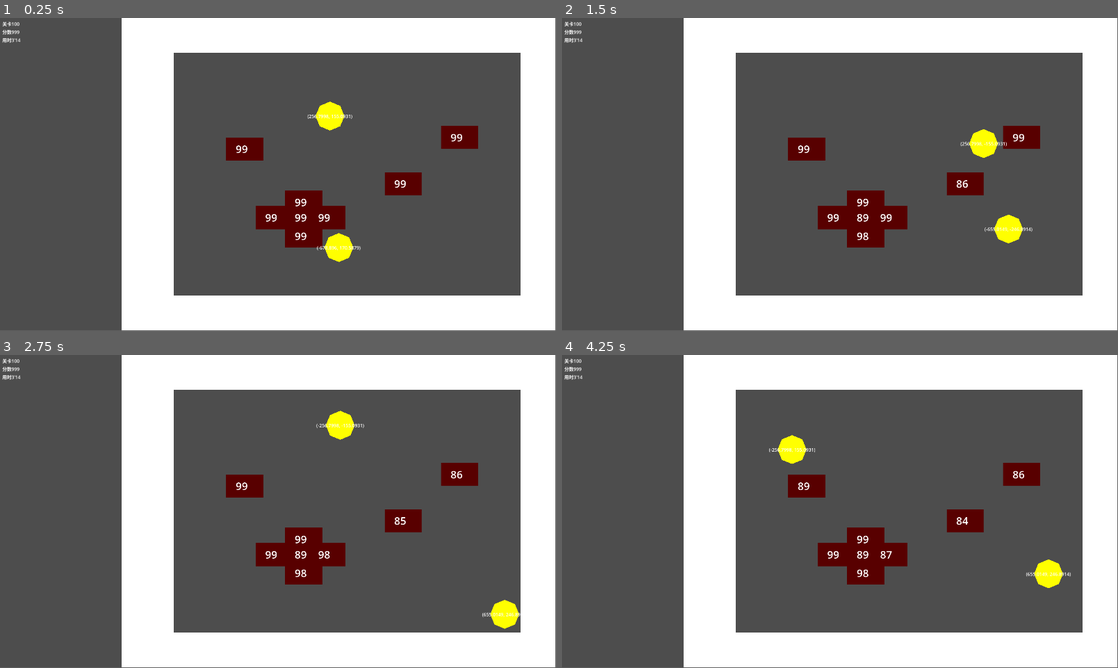
Above: before the commit, frames 1-4 (two rows, left to right).
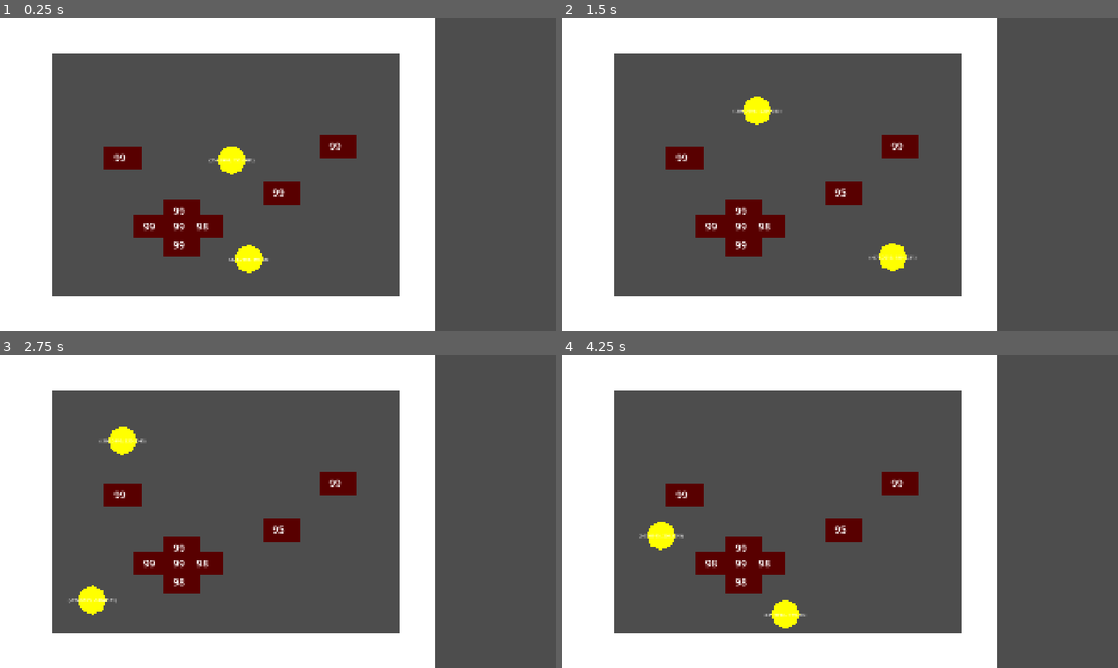
Above: after the commit, the same moments.

Repository: xixinsama/slay_the_brick
Game: Godot game, scene res://scenes/main.tscn
Same seed, same stepped clock (60 frames per second), same inputs: the game is played once before the commit and once after it. The project has no main scene, so this scene is started directly.
Inputs (mouse positions are in pixels of both pictures, inside the frame that each line leads up to):
- Up to frame 1 (0.25 s): no input
- Up to frame 2 (1.5 s): drag from (967, 183) to (895, 105) at 0.52 s; drag from (867, 218) to (812, 237) at 1.27 s
- Up to frame 3 (2.75 s): move the mouse to (461, 473) at 2.02 s; click (461, 473) at 2.17 s
- Up to frame 4 (4.25 s): drag from (806, 486) to (673, 464) at 2.77 s; drag from (890, 555) to (867, 511) at 3.52 s
In our replay, the window is 799x449 before the commit and 800x450 after it. These sizes can differ from the game's own. Grey fills any space a smaller window leaves; there, only what the larger window draws over its background counts as a difference.

The runs differ from the first frame. In frame 1, 41% of the frame differs, in the area x 0-100%, y 0-100%; in frame 2, 41%; in frame 3, 41%; in frame 4, 41%.

Commit message:
卡牌出现了

Diff:
--- a/project.godot
+++ b/project.godot
@@ -23,6 +23,15 @@
 
 window/size/viewport_width=1920
 window/size/viewport_height=1080
+window/stretch/mode="canvas_items"
+
+[global_group]
+
+"红色小球"="等级一的小球"
+"黄色小球"="等级二"
+"蓝色小球"="等级三"
+"紫色小球"="等级四"
+"金色小球"="等级五，金色传说"
 
 [layer_names]
 
--- /dev/null
+++ b/resources/card/card_base.gd
@@ -0,0 +1,13 @@
+## 记录卡牌数据
+class_name CardBase
+extends Resource
+
+@export var energy: int = 1
+@export var card_name: String = "名字名字"
+@export var card_face: Texture2D = preload("res://icon.svg")
+@export var effect_description: String = ""
+@export var effect_script: Script
+
+func apply_effect(game_manager: Node) -> void:
+	var effect = effect_script.new()
+	effect.execute(game_manager)
--- /dev/null
+++ b/resources/card/card_blank.gd
@@ -0,0 +1,30 @@
+class_name Card
+extends Control
+
+@onready var energy: Label = $MarginContainer/VBoxContainer/HBoxContainer/Energy
+@onready var card_name: Label = $MarginContainer/VBoxContainer/HBoxContainer/CardName
+@onready var card_face: TextureRect = $MarginContainer/VBoxContainer/CardFace
+@onready var effect: Label = $MarginContainer/VBoxContainer/Effect
+
+const SIZE: Vector2 = Vector2(135, 216)
+@export var card_data: CardBase
+var original_position: Vector2
+
+func init_card() -> bool:
+	if card_data:
+		energy.text = str(card_data.energy)
+		card_name.text = card_data.card_name
+		card_face.texture = card_data.card_face
+		effect.text = card_data.effect_description
+		return true
+	else: return false
+
+func _get_drag_data(_pos):
+	set_drag_preview(_create_preview())
+	return self
+
+func _create_preview():
+	var preview = TextureRect.new()
+	preview.texture = card_face.texture
+	preview.size = size
+	return preview
--- /dev/null
+++ b/resources/card/card_message/0001.tres
@@ -0,0 +1,14 @@
+[gd_resource type="Resource" script_class="CardBase" load_steps=4 format=3 uid="uid://cdv1r6iujco0x"]
+
+[ext_resource type="Script" uid="uid://pgpnfgsn0032" path="res://resources/card/card_base.gd" id="1_8u3gt"]
+[ext_resource type="Texture2D" uid="uid://bbw2o4yla1ar3" path="res://icon.svg" id="1_qhjek"]
+[ext_resource type="Script" uid="uid://cd0mcciuttdtq" path="res://resources/card/effects/0001.gd" id="2_oclp0"]
+
+[resource]
+script = ExtResource("1_8u3gt")
+energy = 2
+card_name = "无中生有"
+card_face = ExtResource("1_qhjek")
+effect_description = "没生出来"
+effect_script = ExtResource("2_oclp0")
+metadata/_custom_type_script = "uid://pgpnfgsn0032"
--- /dev/null
+++ b/resources/card/effects/0001.gd
@@ -0,0 +1 @@
+## 什么都不做
--- /dev/null
+++ b/resources/hand_curve.tres
@@ -0,0 +1,6 @@
+[gd_resource type="Curve" format=3 uid="uid://cjdq18wesjr7w"]
+
+[resource]
+_limits = [0.0, 3.0, 0.0, 1.0]
+_data = [Vector2(0, 0), 0.0, 0.0, 0, 0, Vector2(0.25, 1.5), 0.0, 0.0, 0, 0, Vector2(0.5, 2.5), 0.0, 0.0, 0, 0, Vector2(0.75, 1.5), 0.0, 0.0, 0, 0, Vector2(1, 0.5), 0.0, 0.0, 0, 0]
+point_count = 5
--- /dev/null
+++ b/resources/rotation.tres
@@ -0,0 +1,6 @@
+[gd_resource type="Curve" format=3 uid="uid://b7mx84xri38xi"]
+
+[resource]
+_limits = [-2.0, 2.0, 0.0, 1.0]
+_data = [Vector2(0, -2), 0.0, 0.0, 0, 0, Vector2(0.5, 0), 0.0, 0.0, 0, 0, Vector2(1, 2), 0.0, 0.0, 0, 0]
+point_count = 3
--- /dev/null
+++ b/scenes/card_blank.tscn
@@ -0,0 +1,56 @@
+[gd_scene load_steps=4 format=3 uid="uid://baibnptdoli0b"]
+
+[ext_resource type="Script" uid="uid://dt87163oh3fep" path="res://resources/card/card_blank.gd" id="1_aqy1u"]
+[ext_resource type="Resource" uid="uid://cdv1r6iujco0x" path="res://resources/card/card_message/0001.tres" id="2_6odjf"]
+[ext_resource type="Texture2D" uid="uid://6raij44wklc2" path="res://resources/pic/frame.png" id="2_54ssu"]
+
+[node name="CardBlank" type="Control"]
+layout_mode = 3
+anchors_preset = 0
+script = ExtResource("1_aqy1u")
+card_data = ExtResource("2_6odjf")
+
+[node name="Frame" type="TextureRect" parent="."]
+custom_minimum_size = Vector2(135, 216)
+layout_mode = 0
+offset_right = 40.0
+offset_bottom = 40.0
+texture = ExtResource("2_54ssu")
+
+[node name="MarginContainer" type="MarginContainer" parent="."]
+layout_mode = 1
+anchors_preset = 10
+anchor_right = 1.0
+offset_right = 135.0
+offset_bottom = 216.0
+grow_horizontal = 2
+theme_override_constants/margin_left = 4
+theme_override_constants/margin_top = 4
+theme_override_constants/margin_right = 4
+theme_override_constants/margin_bottom = 4
+
+[node name="VBoxContainer" type="VBoxContainer" parent="MarginContainer"]
+layout_mode = 2
+
+[node name="HBoxContainer" type="HBoxContainer" parent="MarginContainer/VBoxContainer"]
+layout_mode = 2
+
+[node name="Energy" type="Label" parent="MarginContainer/VBoxContainer/HBoxContainer"]
+custom_minimum_size = Vector2(20, 0)
+layout_mode = 2
+text = "5"
+
+[node name="CardName" type="Label" parent="MarginContainer/VBoxContainer/HBoxContainer"]
+custom_minimum_size = Vector2(80, 0)
+layout_mode = 2
+text = "卡牌名"
+horizontal_alignment = 1
+
+[node name="CardFace" type="TextureRect" parent="MarginContainer/VBoxContainer"]
+custom_minimum_size = Vector2(112, 82)
+layout_mode = 2
+
+[node name="Effect" type="Label" parent="MarginContainer/VBoxContainer"]
+layout_mode = 2
+size_flags_vertical = 3
+text = "卡牌效果"
--- a/scenes/main.tscn
+++ b/scenes/main.tscn
@@ -4,72 +4,42 @@
 [ext_resource type="PackedScene" uid="uid://4bi461trk0xs" path="res://scenes/ball.tscn" id="2_0wfyh"]
 [ext_resource type="PackedScene" uid="uid://l28w4r2njqbr" path="res://scenes/brick.tscn" id="2_sugp2"]
 
-[node name="main" type="Node2D"]
+[node name="world" type="Node2D"]
 
-[node name="world" type="Node2D" parent="."]
+[node name="wall" parent="." instance=ExtResource("1_o5qli")]
 
-[node name="wall" parent="world" instance=ExtResource("1_o5qli")]
+[node name="bricks" type="Node2D" parent="."]
 
-[node name="bricks" type="Node2D" parent="world"]
+[node name="brick" parent="bricks" instance=ExtResource("2_sugp2")]
+position = Vector2(971, 602)
 
-[node name="brick" parent="world/bricks" instance=ExtResource("2_sugp2")]
-position = Vector2(1394, 573)
+[node name="brick2" parent="bricks" instance=ExtResource("2_sugp2")]
+position = Vector2(627, 719)
 
-[node name="brick2" parent="world/bricks" instance=ExtResource("2_sugp2")]
-position = Vector2(1050, 690)
+[node name="brick3" parent="bricks" instance=ExtResource("2_sugp2")]
+position = Vector2(1166, 442)
 
-[node name="brick3" parent="world/bricks" instance=ExtResource("2_sugp2")]
-position = Vector2(1589, 413)
+[node name="brick4" parent="bricks" instance=ExtResource("2_sugp2")]
+position = Vector2(423, 482)
 
-[node name="brick4" parent="world/bricks" instance=ExtResource("2_sugp2")]
-position = Vector2(846, 453)
+[node name="brick5" parent="bricks" instance=ExtResource("2_sugp2")]
+position = Vector2(708, 719)
 
-[node name="brick5" parent="world/bricks" instance=ExtResource("2_sugp2")]
-position = Vector2(1131, 690)
+[node name="brick6" parent="bricks" instance=ExtResource("2_sugp2")]
+position = Vector2(525, 719)
 
-[node name="brick6" parent="world/bricks" instance=ExtResource("2_sugp2")]
-position = Vector2(948, 690)
+[node name="brick7" parent="bricks" instance=ExtResource("2_sugp2")]
+position = Vector2(627, 666)
 
-[node name="brick7" parent="world/bricks" instance=ExtResource("2_sugp2")]
-position = Vector2(1050, 637)
+[node name="brick8" parent="bricks" instance=ExtResource("2_sugp2")]
+position = Vector2(627, 783)
 
-[node name="brick8" parent="world/bricks" instance=ExtResource("2_sugp2")]
-position = Vector2(1050, 754)
+[node name="balls" type="Node2D" parent="."]
 
-[node name="balls" type="Node2D" parent="world"]
-
-[node name="ball" parent="world/balls" instance=ExtResource("2_0wfyh")]
-position = Vector2(1081, 303)
+[node name="ball" parent="balls" instance=ExtResource("2_0wfyh")]
+position = Vector2(739, 453)
 initial_speed = 300.0
 damage = 3
 
-[node name="ball2" parent="world/balls" instance=ExtResource("2_0wfyh")]
-position = Vector2(1330, 754)
-
-[node name="Control" type="Panel" parent="."]
-offset_bottom = 1080.0
-
-[node name="MarginContainer" type="MarginContainer" parent="Control"]
-layout_mode = 0
-offset_right = 75.0
-offset_bottom = 93.0
-theme_override_constants/margin_left = 8
-theme_override_constants/margin_top = 8
-theme_override_constants/margin_right = 4
-theme_override_constants/margin_bottom = 8
-
-[node name="VBoxContainer" type="VBoxContainer" parent="Control/MarginContainer"]
-layout_mode = 2
-
-[node name="Label" type="Label" parent="Control/MarginContainer/VBoxContainer"]
-layout_mode = 2
-size_flags_vertical = 0
-text = "关卡100"
-
-[node name="Label2" type="Label" parent="Control/MarginContainer/VBoxContainer"]
-layout_mode = 2
-text = "分数999"
-
-[node name="Label3" type="Label" parent="Control/MarginContainer/VBoxContainer"]
-layout_mode = 2
-text = "用时3’14"
+[node name="ball2" parent="balls" instance=ExtResource("2_0wfyh")]
+position = Vector2(907, 754)
--- a/scenes/wall.tscn
+++ b/scenes/wall.tscn
@@ -6,11 +6,11 @@
 collision_mask = 4
 
 [node name="Polygon2D" type="Polygon2D" parent="."]
-polygon = PackedVector2Array(420, 1.14441e-05, 1920, 1.30204e-05, 1920, 1080, 600, 1080, 600, 960, 1800, 960, 1800, 120, 600, 120, 600, 1080, 420, 1080)
+polygon = PackedVector2Array(0, 0, 1500, 0, 1500, 1080, 180, 1080, 180, 960, 1380, 960, 1380, 120, 180, 120, 180, 1080, 0, 1080)
 uv = PackedVector2Array(480, 120, 1980, 120, 1860, 1380, 720, 1320, 780, 900, 1680, 1080, 1800, 360, 660, 360, 720, 1320, 420, 1320)
 
 [node name="CollisionPolygon2D" type="CollisionPolygon2D" parent="."]
-polygon = PackedVector2Array(420, 1.14441e-05, 1920, 1.30204e-05, 1920, 1080, 600, 1080, 600, 960, 1800, 960, 1800, 120, 600, 120, 600, 1080, 420, 1080)
+polygon = PackedVector2Array(0, 0, 1500, 0, 1500, 1080, 180, 1080, 180, 960, 1380, 960, 1380, 120, 180, 120, 180, 1080, 0, 1080)
 
 [node name="P2CP" type="Node" parent="." node_paths=PackedStringArray("polygon", "collosion")]
 script = ExtResource("1_wykyb")
--- /dev/null
+++ b/scenes/world.tscn
@@ -0,0 +1,45 @@
+[gd_scene load_steps=4 format=3 uid="uid://cv4emdmmqodft"]
+
+[ext_resource type="PackedScene" uid="uid://bsb7u55kwgp5q" path="res://scenes/wall.tscn" id="1_4wyf3"]
+[ext_resource type="PackedScene" uid="uid://l28w4r2njqbr" path="res://scenes/brick.tscn" id="2_k0juu"]
+[ext_resource type="PackedScene" uid="uid://4bi461trk0xs" path="res://scenes/ball.tscn" id="3_71j4m"]
+
+[node name="world" type="Node2D"]
+
+[node name="wall" parent="." instance=ExtResource("1_4wyf3")]
+
+[node name="bricks" type="Node2D" parent="."]
+
+[node name="brick" parent="bricks" instance=ExtResource("2_k0juu")]
+position = Vector2(971, 602)
+
+[node name="brick2" parent="bricks" instance=ExtResource("2_k0juu")]
+position = Vector2(627, 719)
+
+[node name="brick3" parent="bricks" instance=ExtResource("2_k0juu")]
+position = Vector2(1166, 442)
+
+[node name="brick4" parent="bricks" instance=ExtResource("2_k0juu")]
+position = Vector2(423, 482)
+
+[node name="brick5" parent="bricks" instance=ExtResource("2_k0juu")]
+position = Vector2(708, 719)
+
+[node name="brick6" parent="bricks" instance=ExtResource("2_k0juu")]
+position = Vector2(525, 719)
+
+[node name="brick7" parent="bricks" instance=ExtResource("2_k0juu")]
+position = Vector2(627, 666)
+
+[node name="brick8" parent="bricks" instance=ExtResource("2_k0juu")]
+position = Vector2(627, 783)
+
+[node name="balls" type="Node2D" parent="."]
+
+[node name="ball" parent="balls" instance=ExtResource("3_71j4m")]
+position = Vector2(739, 453)
+initial_speed = 300.0
+damage = 3
+
+[node name="ball2" parent="balls" instance=ExtResource("3_71j4m")]
+position = Vector2(907, 754)
--- /dev/null
+++ b/scenes/游戏主界面.tscn
@@ -0,0 +1,115 @@
+[gd_scene load_steps=6 format=3 uid="uid://dc0de6uy47d7h"]
+
+[ext_resource type="PackedScene" uid="uid://dmjmjwiypp8j0" path="res://scenes/main.tscn" id="1_e40k4"]
+[ext_resource type="Script" uid="uid://bjre8ocnycv6r" path="res://scripts/游戏主界面.gd" id="1_n5jov"]
+[ext_resource type="Script" uid="uid://dnbet5sjbi5ty" path="res://scripts/hand.gd" id="2_mfxhu"]
+[ext_resource type="Curve" uid="uid://cjdq18wesjr7w" path="res://resources/hand_curve.tres" id="3_p26lg"]
+[ext_resource type="Curve" uid="uid://b7mx84xri38xi" path="res://resources/rotation.tres" id="4_44idb"]
+
+[node name="main" type="Node2D"]
+script = ExtResource("1_n5jov")
+
+[node name="UI" type="CanvasLayer" parent="."]
+
+[node name="leftPanel" type="Panel" parent="UI"]
+custom_minimum_size = Vector2(420, 1080)
+offset_right = 40.0
+offset_bottom = 40.0
+
+[node name="MarginContainer" type="MarginContainer" parent="UI/leftPanel"]
+layout_mode = 0
+offset_right = 75.0
+offset_bottom = 93.0
+theme_override_constants/margin_left = 16
+theme_override_constants/margin_top = 16
+theme_override_constants/margin_right = 4
+theme_override_constants/margin_bottom = 8
+
+[node name="VBoxContainer" type="VBoxContainer" parent="UI/leftPanel/MarginContainer"]
+layout_mode = 2
+
+[node name="当前关卡" type="Label" parent="UI/leftPanel/MarginContainer/VBoxContainer"]
+layout_mode = 2
+size_flags_vertical = 0
+theme_override_font_sizes/font_size = 64
+text = "关卡100"
+
+[node name="积分" type="Label" parent="UI/leftPanel/MarginContainer/VBoxContainer"]
+layout_mode = 2
+theme_override_font_sizes/font_size = 64
+text = "分数999"
+
+[node name="倒计时" type="Label" parent="UI/leftPanel/MarginContainer/VBoxContainer"]
+layout_mode = 2
+theme_override_font_sizes/font_size = 64
+text = "用时3’14"
+
+[node name="能量" type="Label" parent="UI/leftPanel/MarginContainer/VBoxContainer"]
+layout_mode = 2
+theme_override_font_sizes/font_size = 64
+text = "能量6"
+
+[node name="出牌次数" type="Label" parent="UI/leftPanel/MarginContainer/VBoxContainer"]
+layout_mode = 2
+theme_override_font_sizes/font_size = 64
+text = "出牌12"
+
+[node name="手牌区" type="ColorRect" parent="UI"]
+custom_minimum_size = Vector2(980, 200)
+anchors_preset = 7
+anchor_left = 0.5
+anchor_top = 1.0
+anchor_right = 0.5
+anchor_bottom = 1.0
+offset_left = -219.0
+offset_top = -203.0
+offset_right = 761.0
+offset_bottom = -3.0
+grow_horizontal = 2
+grow_vertical = 0
+color = Color(1, 1, 1, 0.176471)
+script = ExtResource("2_mfxhu")
+hand_curve = ExtResource("3_p26lg")
+rotation_curve = ExtResource("4_44idb")
+
+[node name="准备队列" type="ColorRect" parent="UI"]
+custom_minimum_size = Vector2(980, 220)
+anchors_preset = 5
+anchor_left = 0.5
+anchor_right = 0.5
+offset_left = -219.0
+offset_right = 761.0
+offset_bottom = 220.0
+grow_horizontal = 2
+color = Color(1, 1, 1, 0.176471)
+
+[node name="生成卡牌" type="Button" parent="UI"]
+offset_left = 461.0
+offset_top = 679.0
+offset_right = 789.0
+offset_bottom = 775.0
+theme_override_font_sizes/font_size = 64
+text = "抽牌！！！"
+
+[node name="清除卡牌" type="Button" parent="UI"]
+offset_left = 461.0
+offset_top = 775.0
+offset_right = 597.0
+offset_bottom = 871.0
+theme_override_font_sizes/font_size = 64
+text = "扔牌"
+
+[node name="GameViewportContainer" type="SubViewportContainer" parent="."]
+offset_left = 420.0
+offset_right = 2340.0
+offset_bottom = 1080.0
+
+[node name="GameViewport" type="SubViewport" parent="GameViewportContainer"]
+handle_input_locally = false
+size = Vector2i(1920, 1080)
+render_target_update_mode = 4
+
+[node name="world" parent="GameViewportContainer/GameViewport" instance=ExtResource("1_e40k4")]
+
+[connection signal="pressed" from="UI/生成卡牌" to="." method="_on_生成卡牌_pressed"]
+[connection signal="pressed" from="UI/清除卡牌" to="." method="_on_清除卡牌_pressed"]
--- a/scripts/ball.gd
+++ b/scripts/ball.gd
@@ -20,6 +20,7 @@
 func _ready():
 	setup_physics_material()
 	generate_initial_velocity()
+	add_to_group("紫色小球")
 
 ## 设置小球的物理材质
 func setup_physics_material():
--- a/scripts/brick.gd
+++ b/scripts/brick.gd
@@ -28,6 +28,7 @@
 
 func _on_input_event(viewport: Node, event: InputEvent, shape_idx: int) -> void:
 	if event is InputEventMouseButton:
+		print("砖块收到点击事件！位置：", event.position)
 		if event.button_index == MOUSE_BUTTON_LEFT and event.pressed:
 			if GameManage.can_mouse:
 				take_hit(GameManage.mouse_click)
--- /dev/null
+++ b/scripts/hand.gd
@@ -0,0 +1,58 @@
+class_name Hand
+extends ColorRect
+
+const CARD = preload("res://scenes/card_blank.tscn")
+
+@export var hand_curve: Curve
+@export var rotation_curve: Curve
+
+@export var max_rotation_degrees: float = 10
+@export var x_sep: int = 20
+@export var y_min: int = 20
+@export var y_max: int = -20
+
+
+func draw() -> void:
+	var new_card = CARD.instantiate()
+	#new_card.card_data = card_data
+
+	add_child(new_card)
+	new_card.init_card()
+	_update_cards()
+
+
+func discard() -> void:
+	if get_child_count() < 1:
+		return
+
+	var child := get_child(-1)
+	child.reparent(get_tree().root)
+	child.queue_free()
+	_update_cards()
+
+
+func _update_cards() -> void:
+	var cards := get_child_count()
+	var all_cards_size := Card.SIZE.x * cards + x_sep * (cards - 1)
+	var final_x_sep = x_sep
+
+	if all_cards_size > size.x:
+		final_x_sep = (size.x - Card.SIZE.x * cards) / (cards - 1)
+		all_cards_size = size.x
+
+	var offset := (size.x - all_cards_size) / 2
+
+	for i in cards:
+		var card := get_child(i)
+		var y_multiplier := hand_curve.sample(1.0 / (cards-1) * i)
+		var rot_multiplier := rotation_curve.sample(1.0 / (cards-1) * i)
+
+		if cards == 1:
+			y_multiplier = 0.0
+			rot_multiplier = 0.0
+
+		var final_x: float = offset + Card.SIZE.x * i + final_x_sep * i
+		var final_y: float = y_min + y_max * y_multiplier
+
+		card.position = Vector2(final_x, final_y)
+		card.rotation_degrees = max_rotation_degrees * rot_multiplier
--- /dev/null
+++ b/scripts/游戏主界面.gd
@@ -0,0 +1,27 @@
+extends Node2D
+
+@onready var game_viewport_container: SubViewportContainer = $GameViewportContainer
+@onready var game_viewport: SubViewport = $GameViewportContainer/GameViewport
+@onready var 手牌区: Hand = $UI/手牌区
+
+func _input(event: InputEvent):
+	if event is InputEventMouseButton:
+		# 获取鼠标在 SubViewportContainer 中的坐标
+		var local_pos = game_viewport_container.get_local_mouse_position()
+
+		# 转换到 SubViewport 的坐标系
+		var viewport_transform = game_viewport.get_final_transform().affine_inverse()
+		var viewport_pos = viewport_transform * local_pos
+		print("鼠标左键", local_pos, viewport_pos)
+		# 复制并转发事件到子视口
+		var new_event = event.duplicate()
+		new_event.position = viewport_pos
+		game_viewport.push_input(new_event)
+
+
+func _on_生成卡牌_pressed() -> void:
+	手牌区.draw()
+
+
+func _on_清除卡牌_pressed() -> void:
+	手牌区.discard()
Not shown, added: resources/card/card_base.gd.uid
Not shown, added: resources/card/card_blank.gd.uid
Not shown, added: resources/card/effects/0001.gd.uid
Binary file added: resources/pic/face.png
Not shown, added: resources/pic/face.png.import
Binary file added: resources/pic/frame.png
Not shown, added: resources/pic/frame.png.import
Not shown, added: scripts/hand.gd.uid
Not shown, added: scripts/游戏主界面.gd.uid
